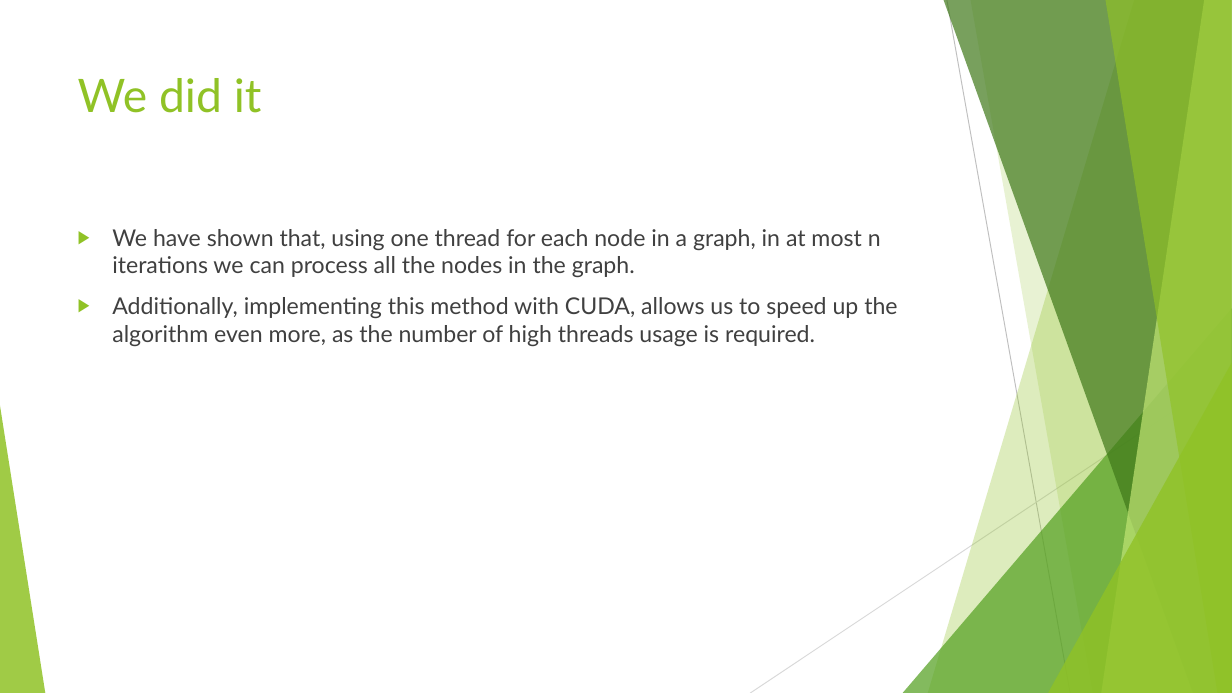
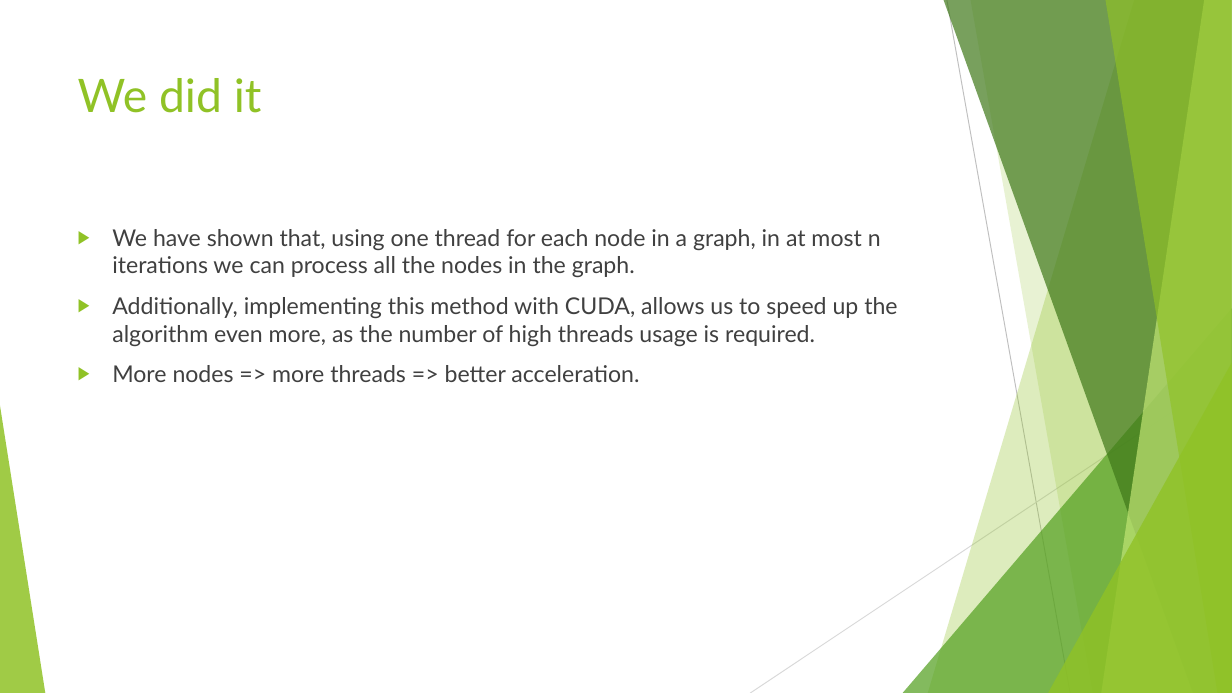
Before and after one commit to APD-UCV/Dijkstra_CUDA_PThreads_C, a slide deck: slide 15 of Documentation/HowToCuda.pptx. Drawn at 1232x693 pixels with LibreOffice and Linux fonts; fonts in the diff are those of the drawing. Boxes give left, top, right and bottom in pixels: in the first picture for what was removed or moved away, otherwise in the second. Text is boxed around its words. In the diff, an @@ line names an element or a change of style, - is before the commit and + after.

Commit message:
Update on pptx

```diff
--- a/Documentation/HowToCuda.pptx
+++ b/Documentation/HowToCuda.pptx
@@ text at [112, 365, 639, 382]: paragraph added @@
+▶ More nodes => more threads => better acceleration.
```
